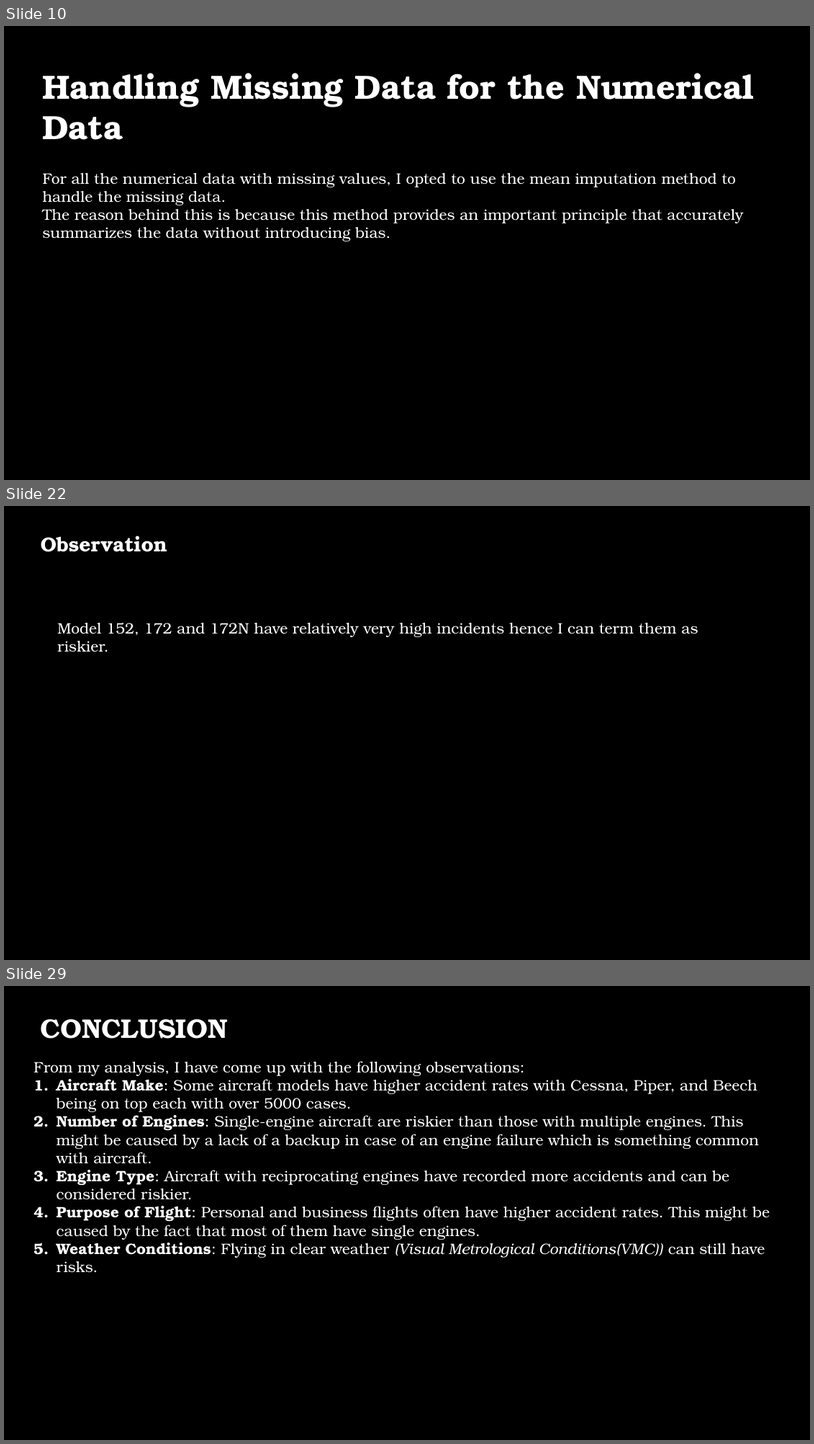
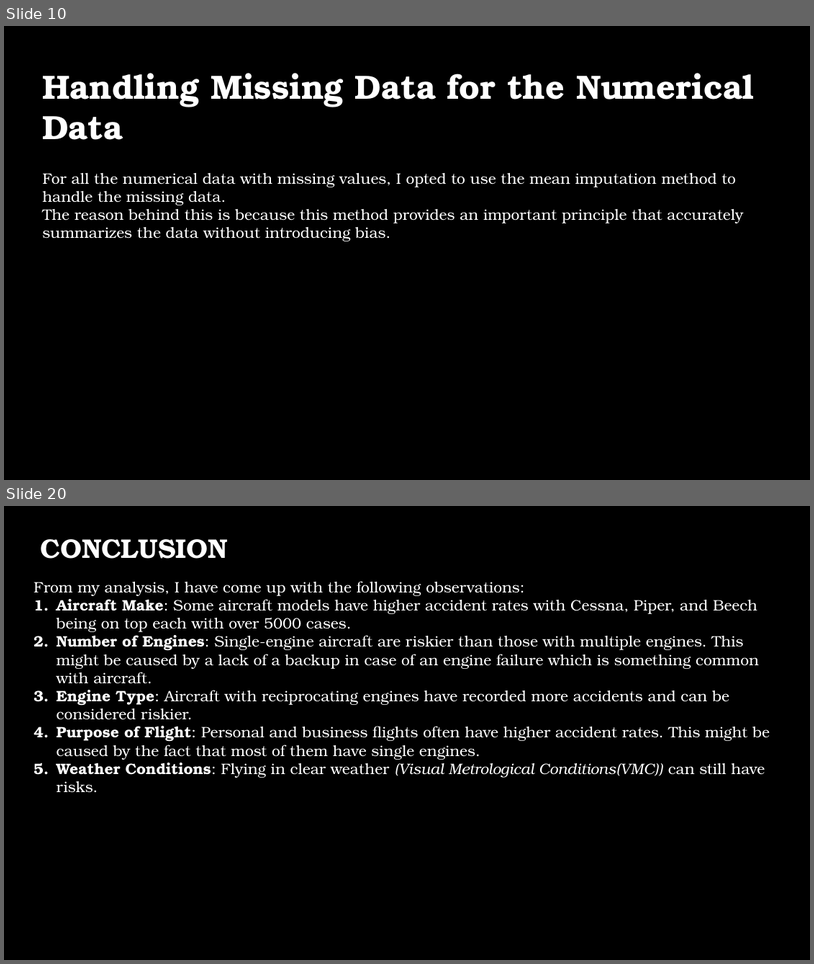
Before and after one commit to godwinmutuma/Phase1-project, a slide deck: Aviation Analysis.pptx. Shown one above the other, each under a label of ours: slides 10, 22 and 29 before the commit, slides 10 and 20 after it; the slides between them are not shown. The pictures are 814x1444 and 814x964 pixels, drawn with LibreOffice and Linux fonts; fonts in the diff are those of the drawing; background and template pictures are left out. Boxes give left, top, right and bottom in pixels: in the first picture for what was removed or moved away, otherwise in the second. Text is boxed around its words. In the diff, an @@ line names an element or a change of style, - is before the commit and + after.

```diff
--- a/Aviation Analysis.pptx
+++ b/Aviation Analysis.pptx
@@ slide 22 removed at [4,506,810,960], background picture (left out) @@
@@ text removed at [41,536,167,552] @@
-Observation
@@ text removed at [57,623,698,651] @@
-Model 152, 172 and 172N have relatively very high incidents hence I can term them as riskier.
@@ what was slide 29 is now slide 20 @@
```
Also in this commit, not shown: 9 slides changed, 8 other slides removed, 1 other file.
